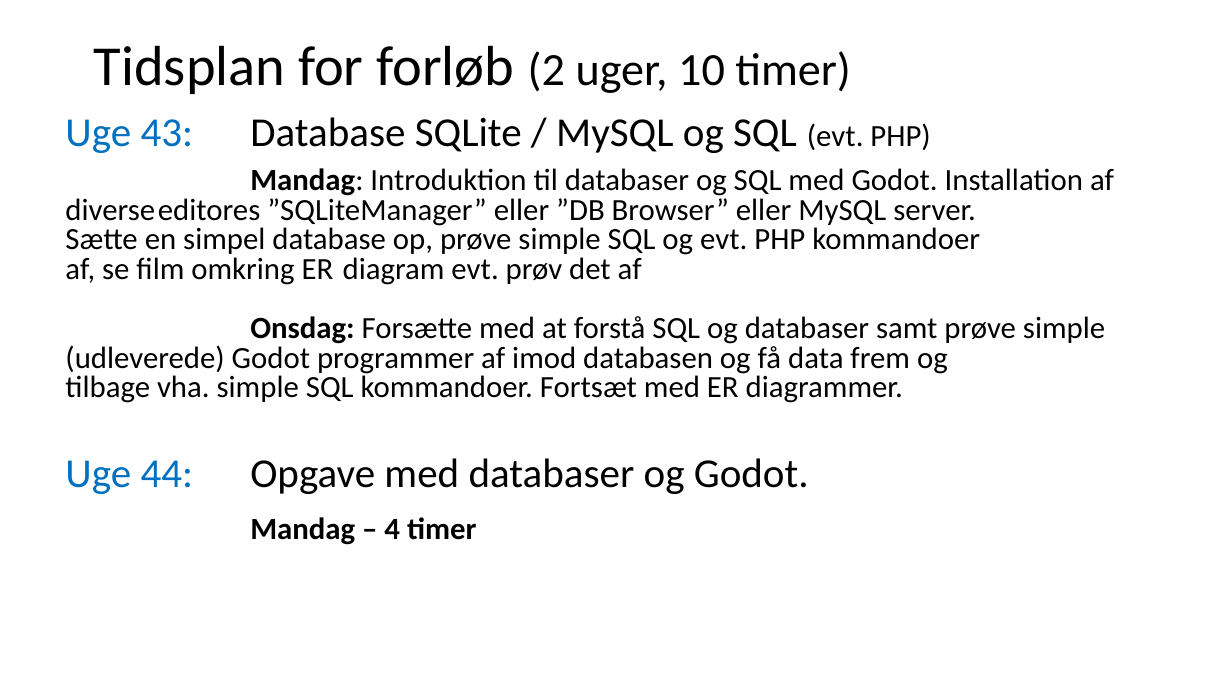
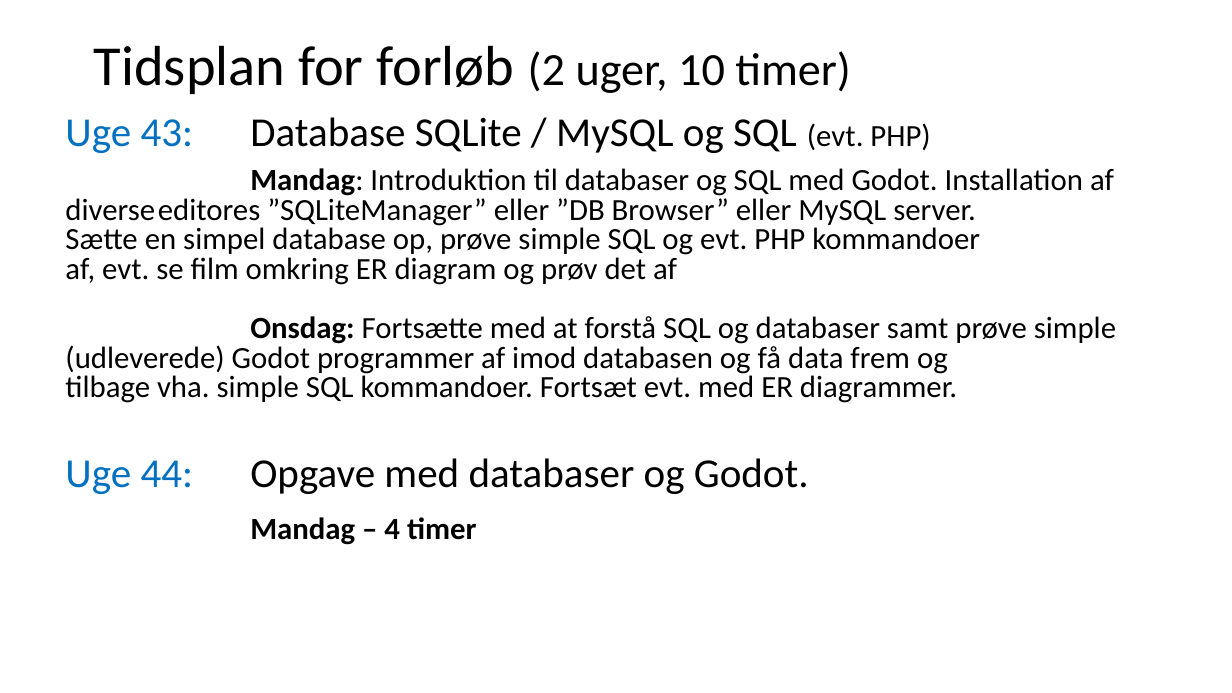
Before and after one commit to digitaltdesignlyngby/digitaltdesignlyngby.github.io, a slide deck: slide 2 of forlob6_database/Intro til databaser DDU 24_25.pptx. Drawn at 1232x693 pixels with LibreOffice and Linux fonts; fonts in the diff are those of the drawing. Boxes give left, top, right and bottom in pixels: in the first picture for what was removed or moved away, otherwise in the second. Text is boxed around its words. In the diff, an @@ line names an element or a change of style, - is before the commit and + after.

```diff
--- a/forlob6_database/Intro til databaser DDU 24_25.pptx
+++ b/forlob6_database/Intro til databaser DDU 24_25.pptx
@@ text at (65,168,1116,403): text changed @@
-Mandag: Introduktion til databaser og SQL med Godot. Installation af diverse editores ”SQLiteManager” eller ”DB Browser” eller MySQL server. Sætte en simpel database op, prøve simple SQL og evt. PHP kommandoer af, se film omkring ER diagram evt. prøv det af
-Onsdag: Forsætte med at forstå SQL og databaser samt prøve simple (udleverede) Godot programmer af imod databasen og få data frem og tilbage vha. simple SQL kommandoer. Fortsæt med ER diagrammer.
+Mandag: Introduktion til databaser og SQL med Godot. Installation af diverse editores ”SQLiteManager” eller ”DB Browser” eller MySQL server. Sætte en simpel database op, prøve simple SQL og evt. PHP kommandoer af, evt. se film omkring ER diagram og prøv det af
+Onsdag: Fortsætte med at forstå SQL og databaser samt prøve simple (udleverede) Godot programmer af imod databasen og få data frem og tilbage vha. simple SQL kommandoer. Fortsæt evt. med ER diagrammer.
```
Also in this commit, not shown: 1 other slide changed.
